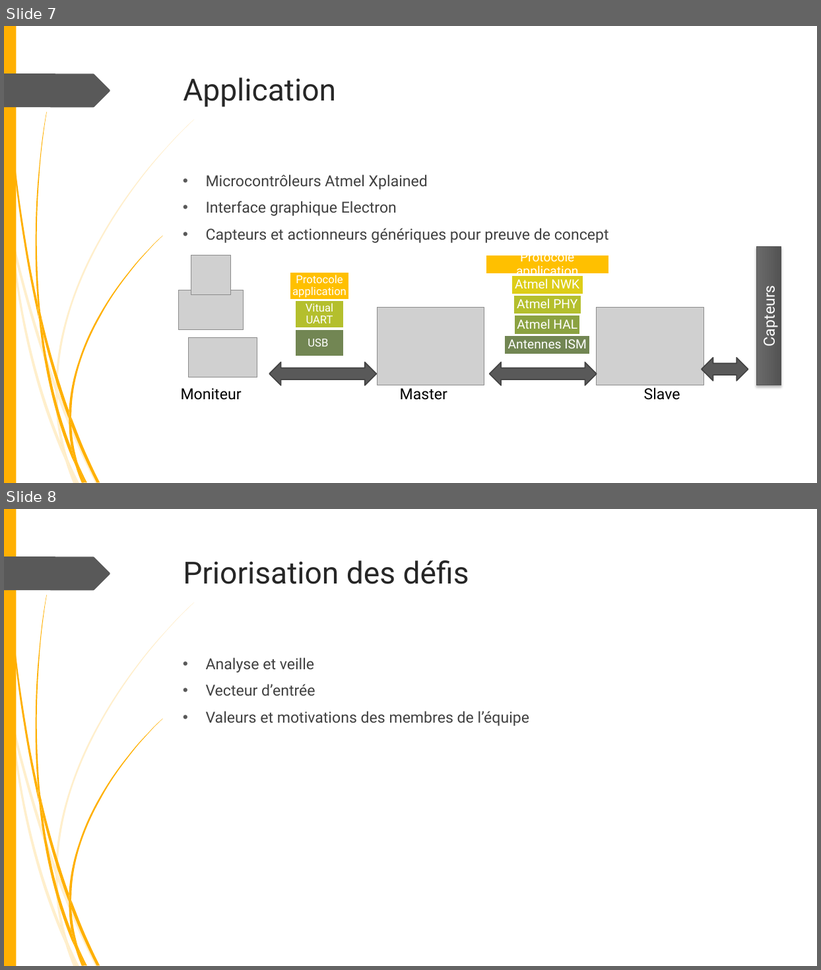
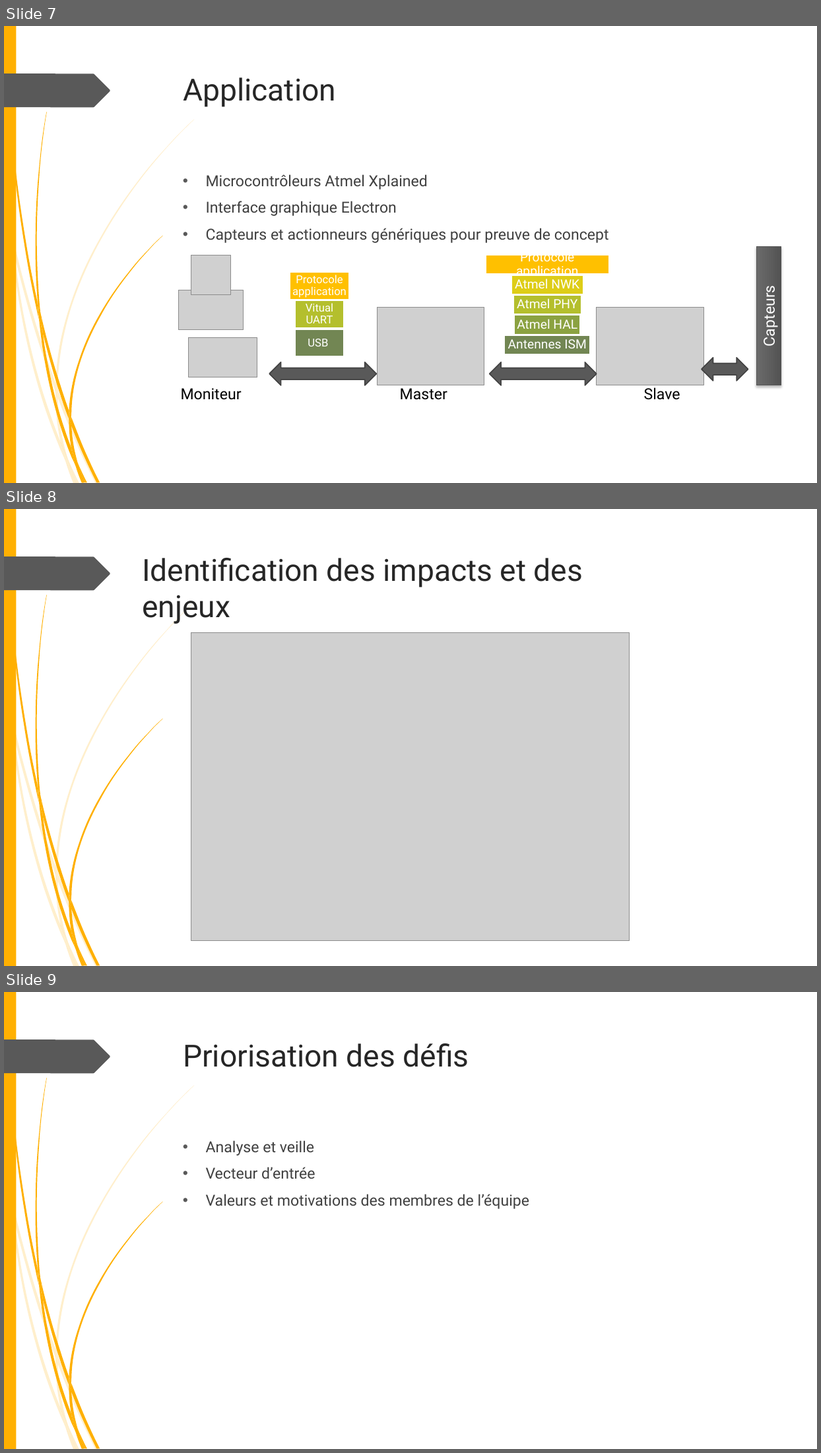
Before and after one commit to fisj2002/Projet_S6_Documentation, a slide deck: Présentation Éthique.pptx. Shown one above the other, each under a label of ours: slides 7 and 8 before the commit, slides 7, 8 and 9 after it. The pictures are 821x970 and 821x1453 pixels, drawn with LibreOffice and Linux fonts; fonts in the diff are those of the drawing; grey boxes stand for pictures; background and template pictures are left out. Boxes give left, top, right and bottom in pixels: in the first picture for what was removed or moved away, otherwise in the second. Text is boxed around its words. In the diff, an @@ line names an element or a change of style, - is before the commit and + after.

Commit message:
Ajout de la section 2

```diff
--- a/Présentation Éthique.pptx
+++ b/Présentation Éthique.pptx
@@ slide 8 added at bbox=[4, 509, 817, 966], background #FFFFFF; not listed: 24 template elements that a slide beside it also shows @@
@@ title added at bbox=[142, 558, 583, 624], 36 pt, text #262626 @@
+Identification des impacts et des enjeux
@@ picture added at bbox=[191, 633, 630, 941] @@
@@ what was slide 8 is now slide 9 @@
```
